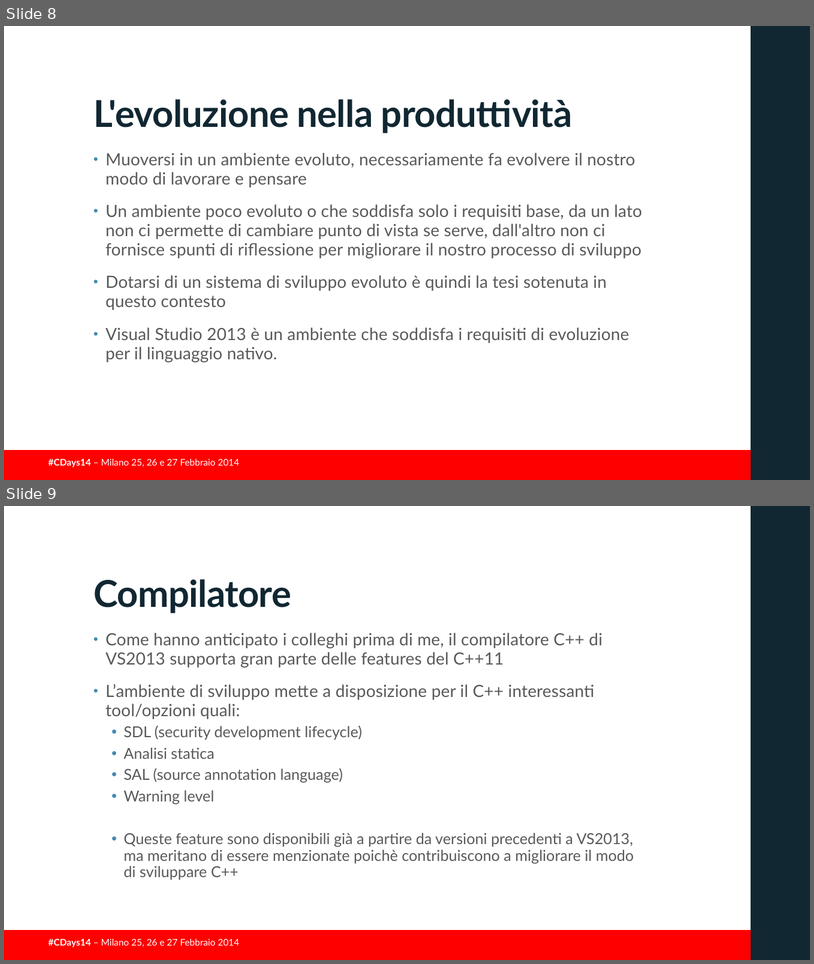
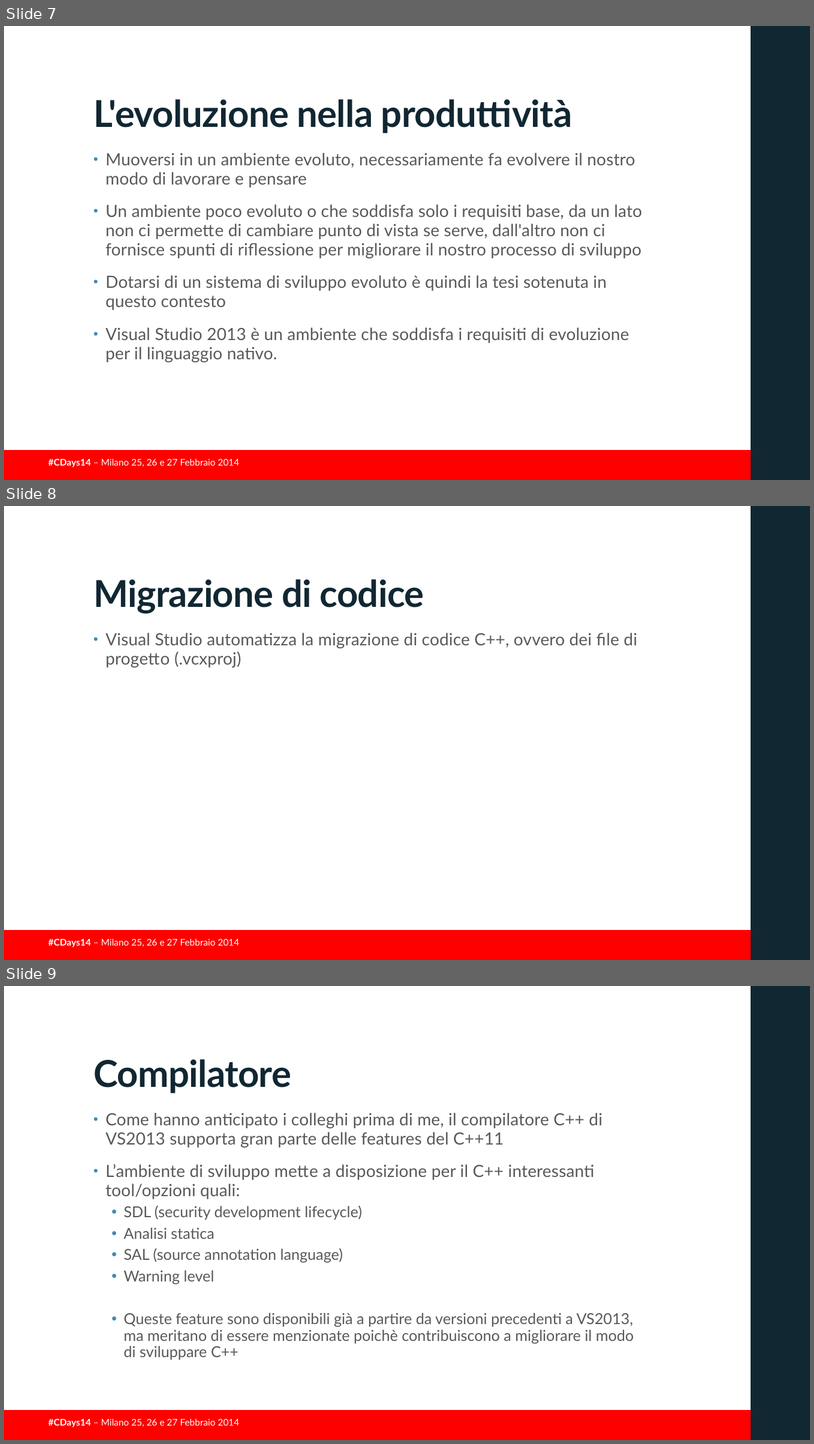
Before and after one commit to guidop/CDays14, a slide deck: presentazioneCDAYS2014.pptx. Shown one above the other, each under a label of ours: slides 8 and 9 before the commit, slides 7, 8 and 9 after it. The pictures are 814x964 and 814x1444 pixels, drawn with LibreOffice and Linux fonts; fonts in the diff are those of the drawing; background and template pictures are left out. Boxes give left, top, right and bottom in pixels: in the first picture for what was removed or moved away, otherwise in the second. Text is boxed around its words. In the diff, an @@ line names an element or a change of style, - is before the commit and + after.

```diff
--- a/presentazioneCDAYS2014.pptx
+++ b/presentazioneCDAYS2014.pptx
@@ slide 8 added at (4, 506, 810, 960), background #FFFFFF; not listed: 3 template elements that a slide beside it also shows @@
@@ title added at (93, 579, 425, 613), 44 pt, text #112732, bold @@
+Migrazione di codice
@@ text added at (105, 633, 638, 667), 20 pt, text #595959 @@
+• Visual Studio automatizza la migrazione di codice C++, ovvero dei file di progetto (.vcxproj)
@@ what was slide 8 is now slide 7 @@
```
Also in this commit, not shown: 3 slides changed, 1 other slide added, 1 slide removed.
